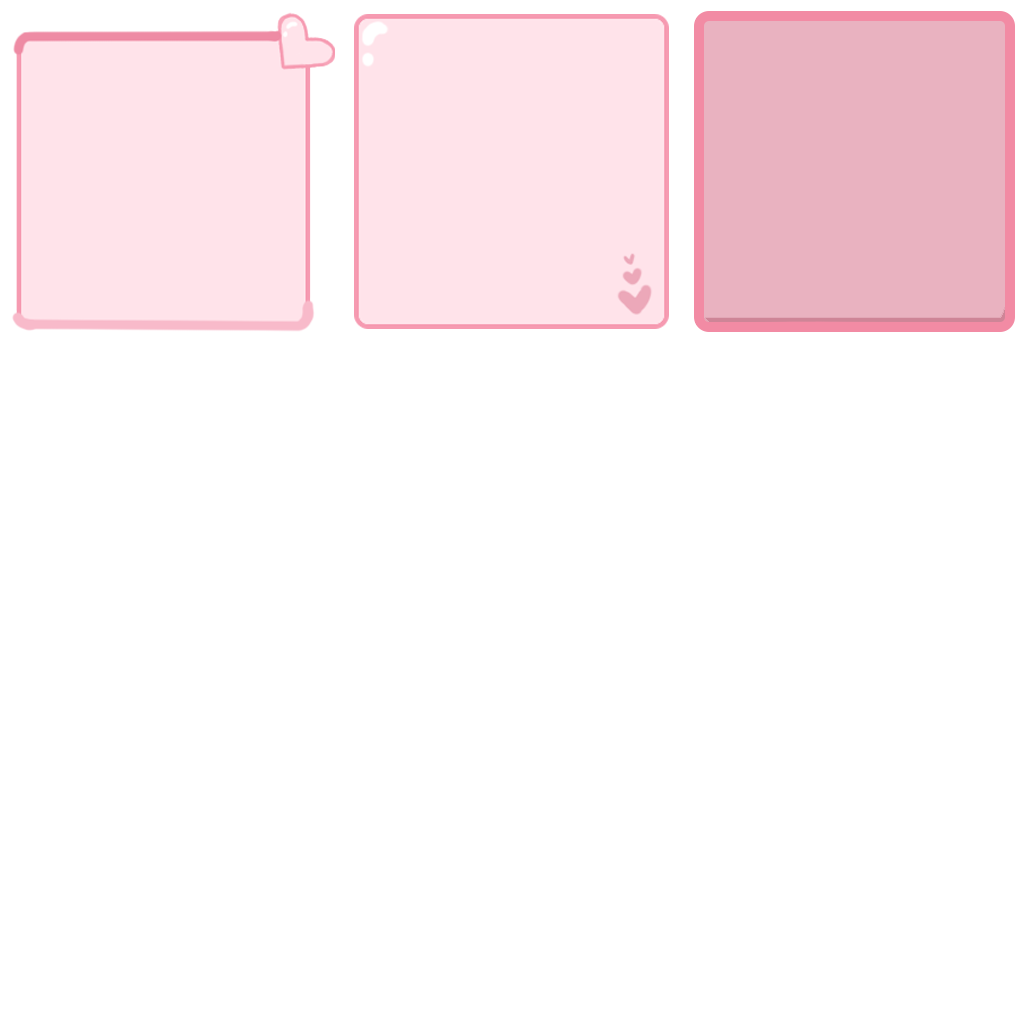
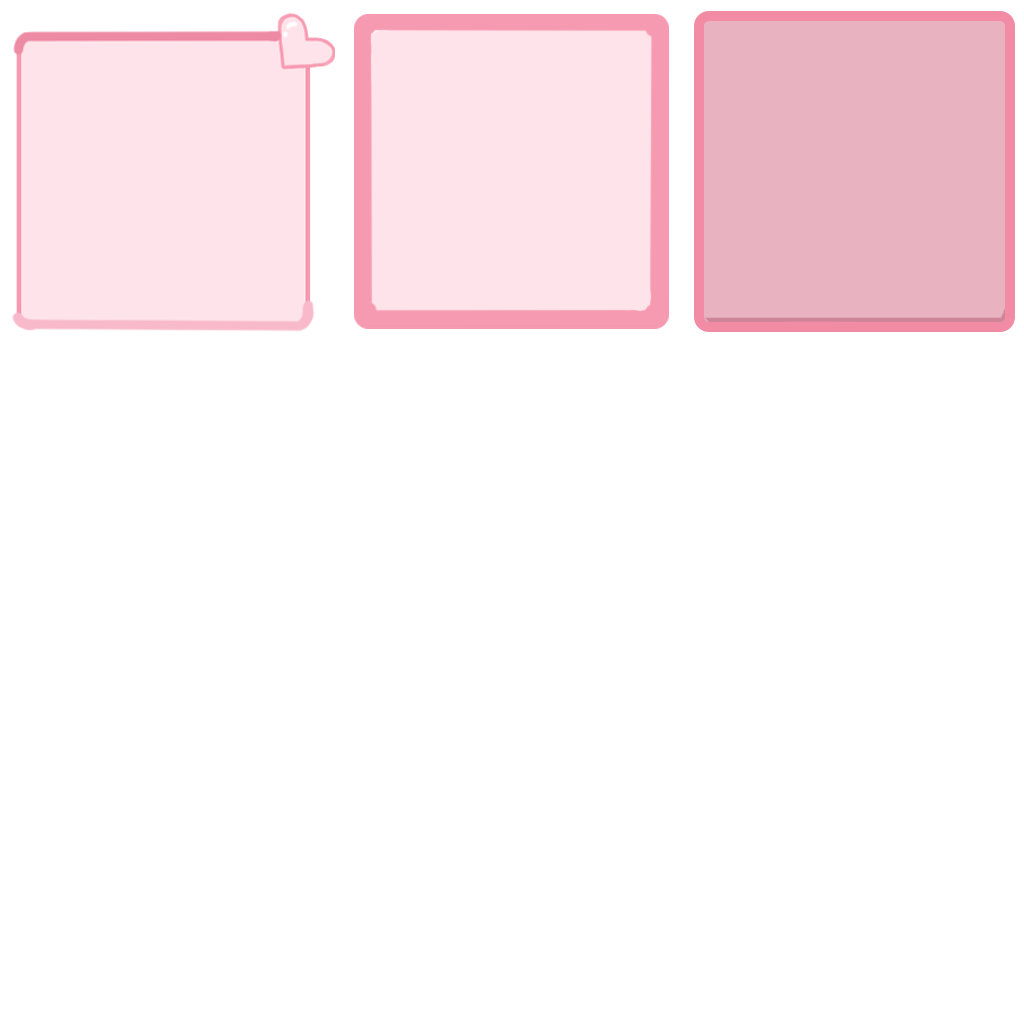
Before/after of a 1024 × 1024 layered artwork. What changed in the layer stack:
painted on "Rounded Rectangle 1" over [357, 14, 666, 325]
